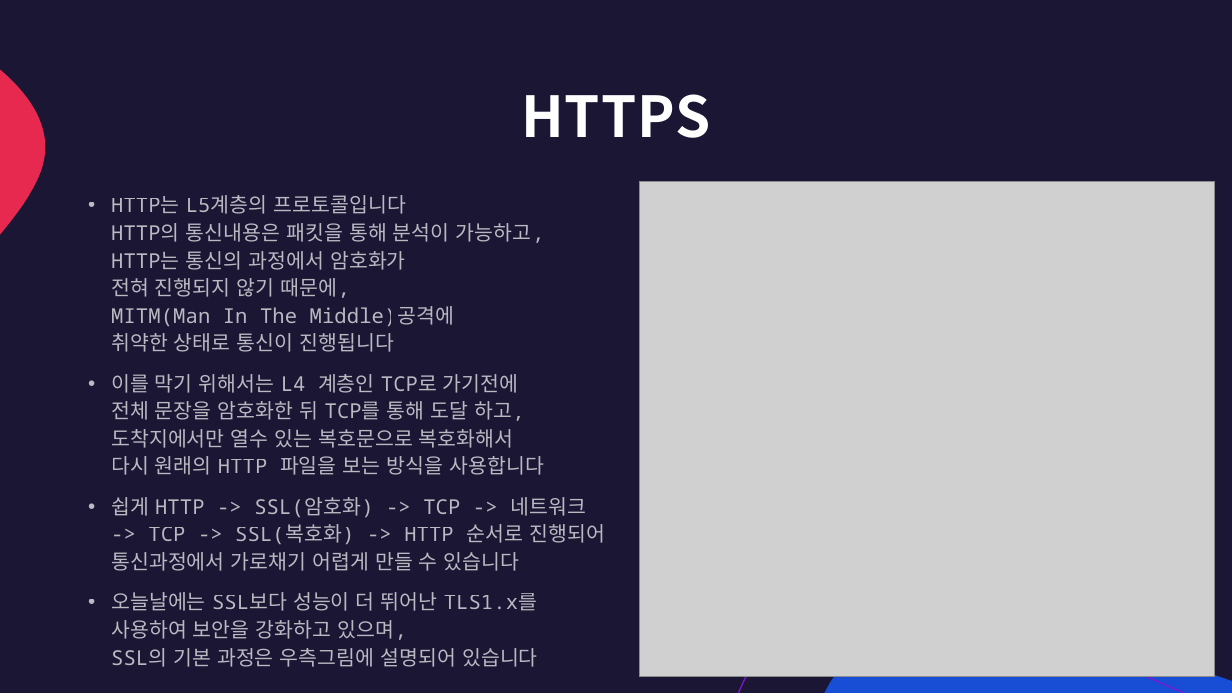
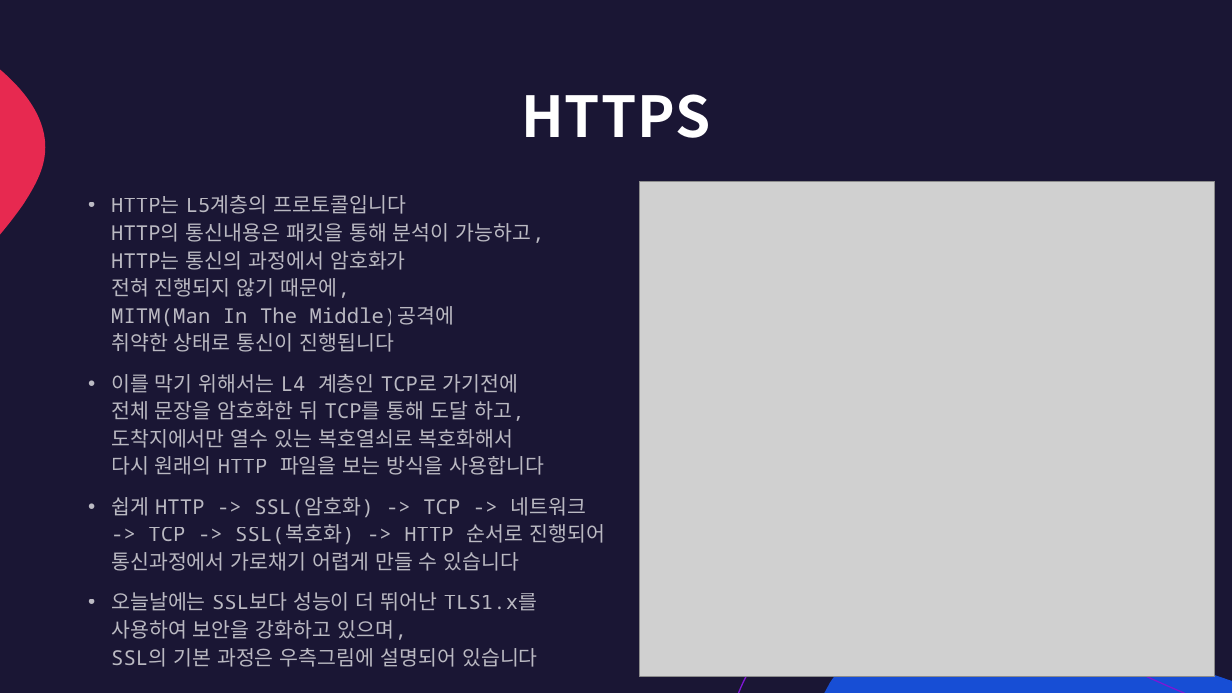
Before and after one commit to lumen4723/2024_network, a slide deck: slide 9 of 2.pptx. Drawn at 1232x693 pixels with LibreOffice and Linux fonts; fonts in the diff are those of the drawing; grey boxes stand for pictures. Boxes give left, top, right and bottom in pixels: in the first picture for what was removed or moved away, otherwise in the second. Text is boxed around its words. In the diff, an @@ line names an element or a change of style, - is before the commit and + after.

```diff
--- a/2.pptx
+++ b/2.pptx
@@ text at [111, 374, 544, 475]: text changed @@
-• 이를 막기 위해서는 L4 계층인 TCP로 가기전에
-  전체 문장을 암호화한 뒤 TCP를 통해 도달 하고,
-  도착지에서만 열수 있는 복호문으로 복호화해서
-  다시 원래의 HTTP 파일을 보는 방식을 사용합니다
+• 이를 막기 위해서는 L4 계층인 TCP로 가기전에
+  전체 문장을 암호화한 뒤 TCP를 통해 도달 하고,
+  도착지에서만 열수 있는 복호열쇠로 복호화해서
+  다시 원래의 HTTP 파일을 보는 방식을 사용합니다
```
Also in this commit, not shown: 1 other file.
